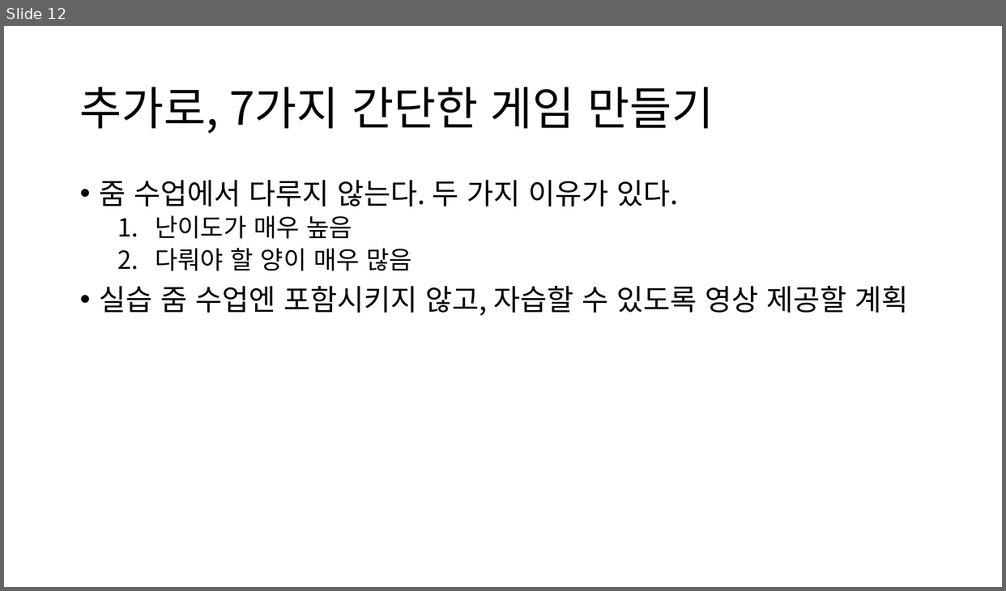
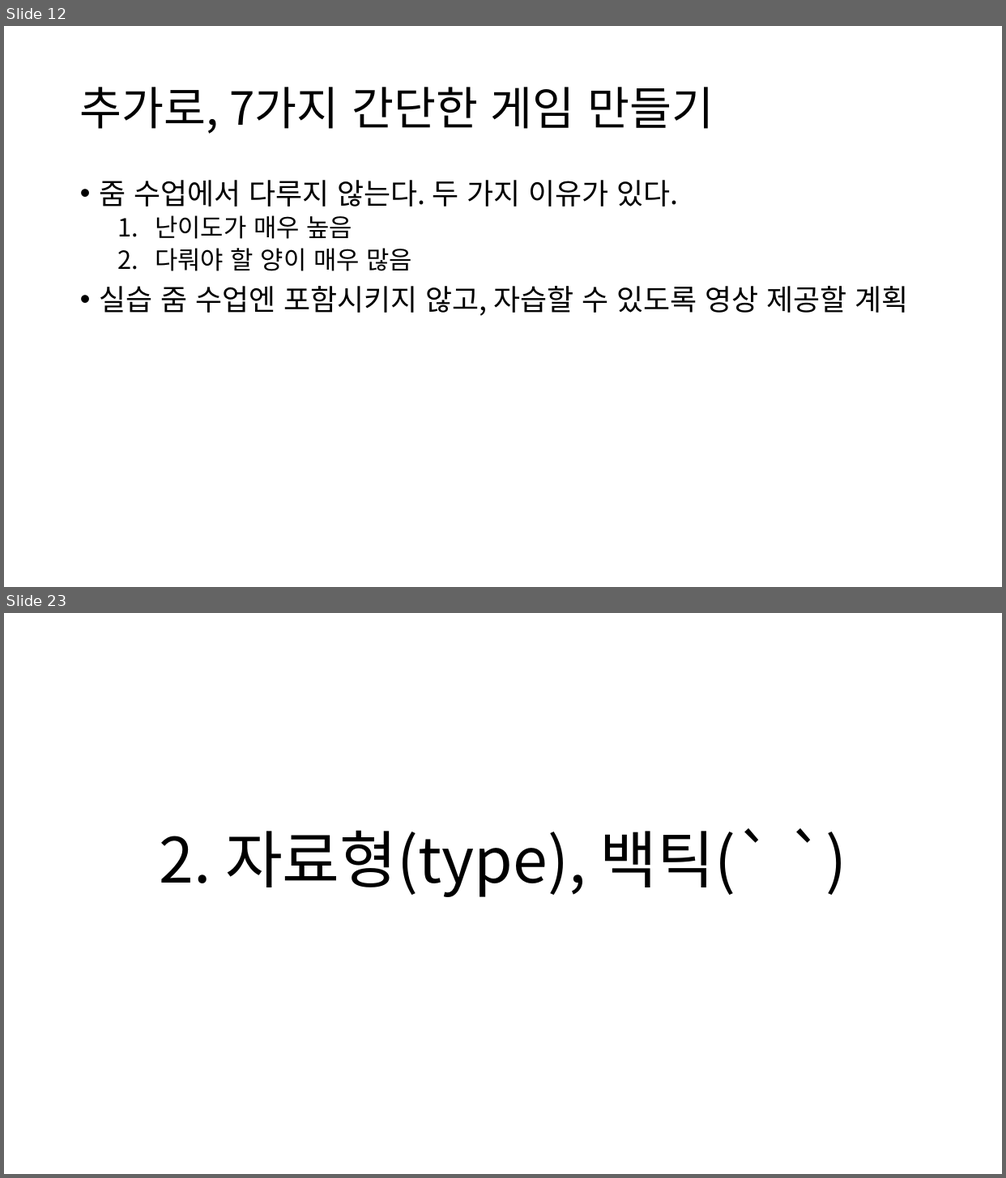
Before and after one commit to GNUCSAssistants/2021webprogramming, a slide deck: 수업/5. JavaScript (1)/PPT/5. JavaScript (1).pptx. Shown one above the other, each under a label of ours: slide 12 before the commit, slides 12 and 23 after it; the slides between them are not shown. The pictures are 1006x591 and 1006x1178 pixels, drawn with LibreOffice and Linux fonts; fonts in the diff are those of the drawing. Boxes give left, top, right and bottom in pixels: in the first picture for what was removed or moved away, otherwise in the second. Text is boxed around its words. In the diff, an @@ line names an element or a change of style, - is before the commit and + after.

```diff
--- a/수업/5. JavaScript (1)/PPT/5. JavaScript (1).pptx
+++ b/수업/5. JavaScript (1)/PPT/5. JavaScript (1).pptx
@@ slide 23 added at <box>4,613,1002,1174</box>, background #FFFFFF @@
@@ title added at <box>160,828,774,897</box>, 60 pt, text #000000 @@
+2. 자료형(type), 백틱(` `)
```
Also in this commit, not shown: 1 slide changed, 28 other slides added, 1 other file.
